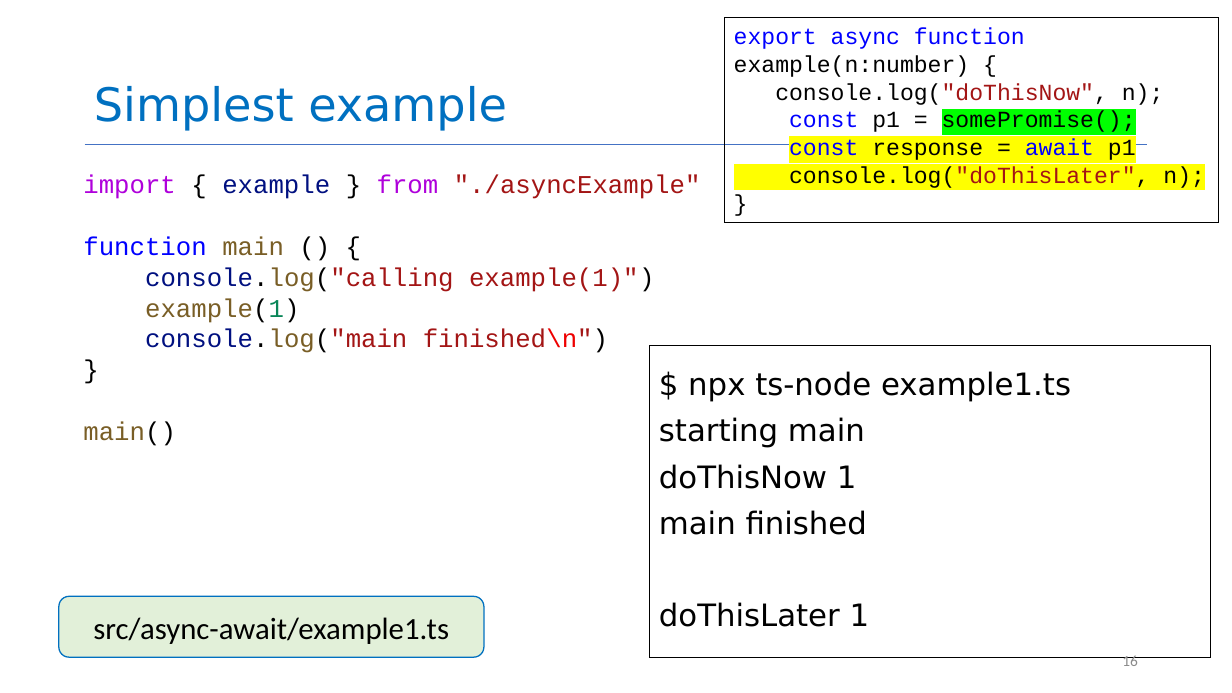
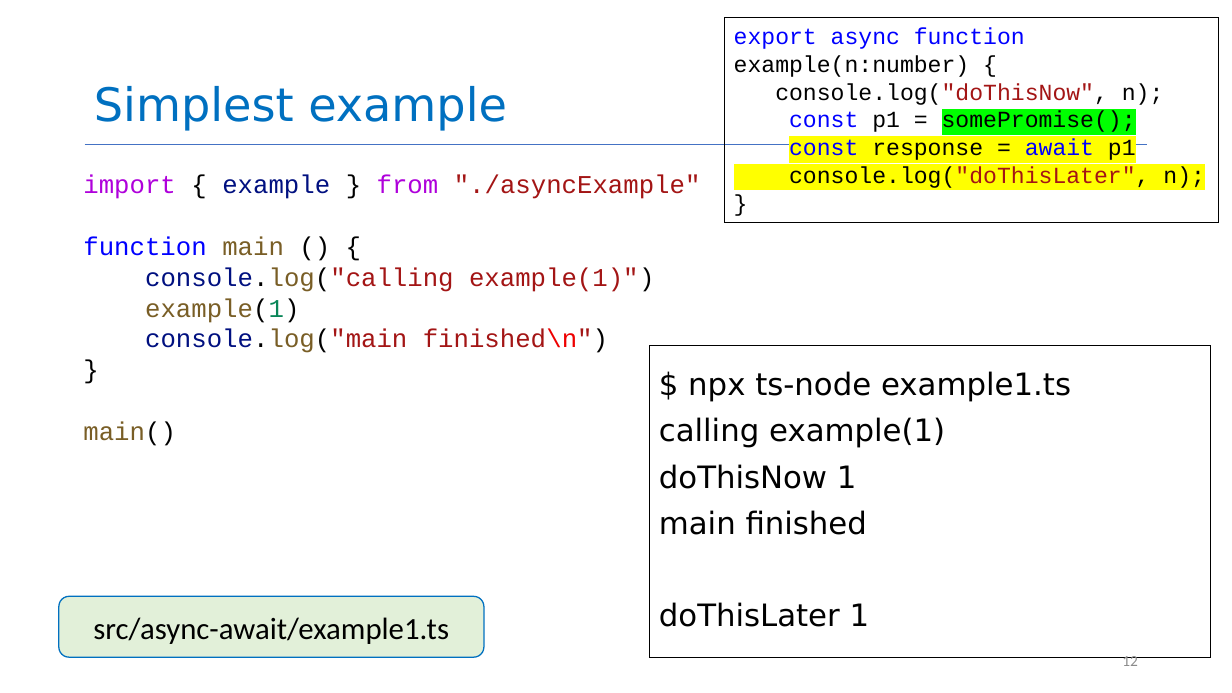
Before and after one commit to neu-se/CS4530-Fall-2024, a slide deck: slide 12 of Slides/Module 06 Concurrency Patterns in Typescript.pptx (slide 16 before the commit). Drawn at 1232x693 pixels with LibreOffice and Linux fonts; fonts in the diff are those of the drawing. Boxes give left, top, right and bottom in pixels: in the first picture for what was removed or moved away, otherwise in the second. Text is boxed around its words. In the diff, an @@ line names an element or a change of style, - is before the commit and + after.

```diff
--- a/Slides/Module 06 Concurrency Patterns in Typescript.pptx
+++ b/Slides/Module 06 Concurrency Patterns in Typescript.pptx
@@ text at [659,417,945,448]: text changed @@
-starting main
+calling example(1)
@@ page number at [1122,656,1138,666]: text changed @@
-16
+12
```
Also in this commit, not shown: 6 other slides changed, 3 slides added, 5 slides removed, 1 other file.
